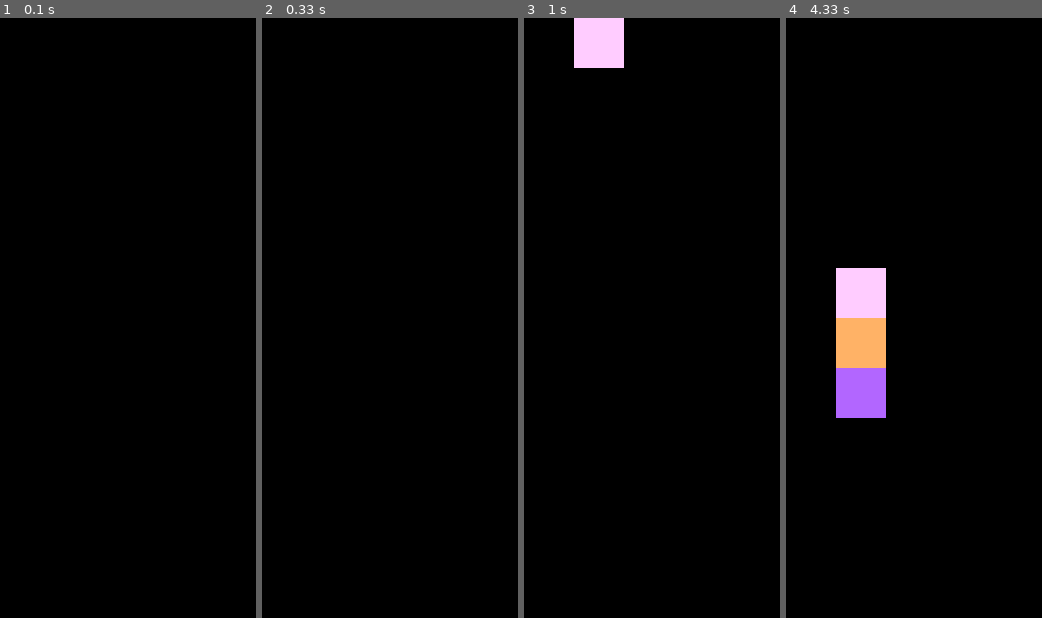
Above: before the commit, frames 1-4 (left to right).
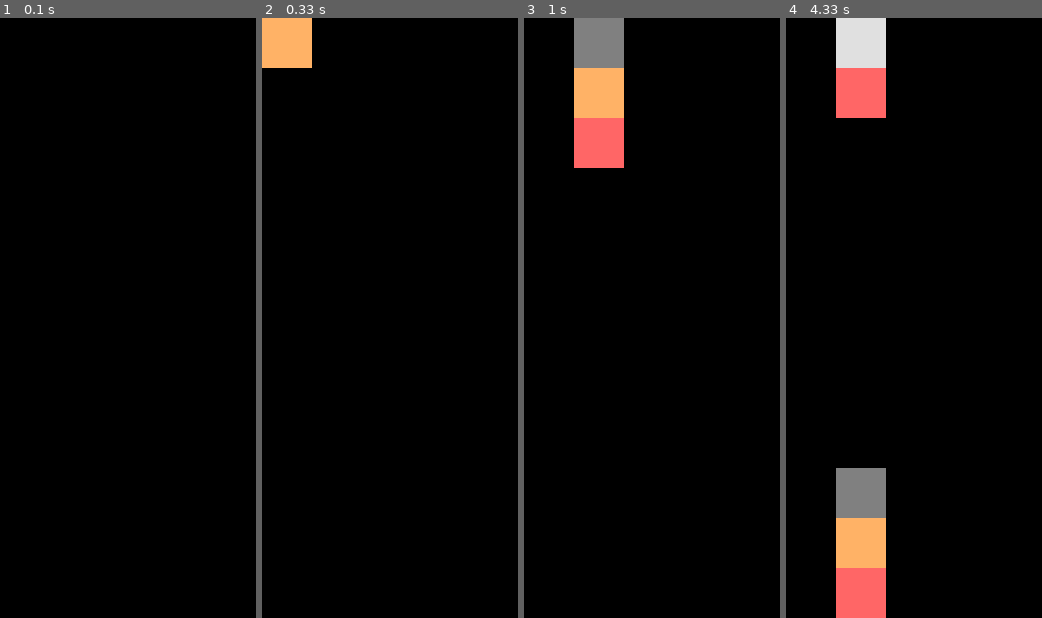
Above: after the commit, the same moments.

Repository: tommyli3318/Columns-2
Game: pygame game, started from main.py
Same seed, same stepped clock (60 frames per second), same inputs: the game is played once before the commit and once after it.
Inputs:
- Up to frame 1 (0.1 s): no input
- Up to frame 2 (0.33 s): no input
- Up to frame 3 (1 s): tap Space at 0.33, 0.73 s; hold Right from 0.67 s (still down)
- Up to frame 4 (4.33 s): tap Space at 1.03, 1.23, 1.53, 1.73, 2.03, 2.3, 2.6, 2.73, 3.03, 3.4, 3.7, 3.9, 4.2 s; release Right at 1.13 s; hold Right 1.17-1.63 s; hold Left 1.67-2.2 s; hold Left 2.23-2.63 s; hold Right 2.67-3.3 s; hold Left 3.33-3.8 s; hold Right 3.83-4.3 s

Frame 1 is identical in both runs. In frame 2, 1.6% of the frame differs, in the area x 0-20%, y 0-9%; in frame 3, 4.9%; in frame 4, 13%, in the area x 19-40%, y 0-100%.

Commit message:
update to gamelogic, added matching, not yet finished

Diff:
--- a/gamelogic.py
+++ b/gamelogic.py
@@ -20,7 +20,8 @@
 		self.createFaller()
 		#adds USEREVENT for making the faller drop every second
 		self.dropTime = pygame.USEREVENT + 1
-		pygame.time.set_timer(self.dropTime, 500)
+		#TESTING
+		pygame.time.set_timer(self.dropTime, 300)
 		#makes a dictionary of "roofs" that will keep track of when a faller should freeze
 		#keys should match x values, possible x values: 0, 50, 100, 150, 200, 250
 		#values are the y values ("roofs") of each x value
@@ -70,6 +71,10 @@
 					#drop the faller every second
 					self.checkFreeze()
 					self.dropFaller()
+					self.checkMatching()
+					#TESTING
+					#print('-----------------self.blocks-------------------')
+					#print(self.blocks)
 				elif event.type == pygame.KEYDOWN:
 					#moves the faller to the left, checks conditions to see if it is allowed to move left
 					if event.key == pygame.K_LEFT and self.faller[0][1] > 0 and self.checkLeft():
@@ -88,11 +93,14 @@
 	def createFaller(self):
 		'''creates a faller, stores color, x, and y in a 2D list. Two blocks, but never all three, can be the same color.'''
 		#grabs two unique numbers from 0 to 9, puts them into a list
-		index = random.sample(range(0, 9), 2)
+		#TESTING
+		#index = random.sample(range(0, 9), 2)
+		index = random.sample(range(0, 4), 2)
 		#this implementation ensures that the faller will not have 3 blocks of the same color
 		color1 = self.settings.colors[index[0]]
 		color2 = self.settings.colors[index[1]]
-		color3 = random.choice(self.settings.colors)
+		#TESTING
+		color3 = random.choice(self.settings.colors[0:4])
 		#randomizes the x position where the faller appears
 		x1 = random.choice([0,50,100,150,200,250])
 		x2 = x1
@@ -126,7 +134,7 @@
 		self.screen.fill(self.settings.bgColor)
 		#draw (window,color, (x,y, width, height))
 		#draws frozen blocks
-		if len(self.blocks) > 1:
+		if len(self.blocks) > 0:
 			for bl in self.blocks:
 				pygame.draw.rect(self.screen, bl[0], (bl[1], bl[2], self.settings.width, self.settings.height))
 		#draws blocks in the faller
@@ -135,6 +143,42 @@
 		pygame.display.flip()
 		pygame.display.update()
 
+	def checkMatching(self):
+		'''checks for matching color blocks (3 in a row vertically, horizontally, or diagonally), and removes them'''
+		# should check self.blocks, remove blocks, drop blocks, update roofs
+		if len(self.blocks) >= 3:
+			for bl in self.blocks:
+				# [color, x, y+50]
+				#check for vertical matching
+				if [bl[0], bl[1], bl[2]+50] in self.blocks and [bl[0], bl[1], bl[2]+100] in self.blocks:
+					#removes blocks
+					self.blocks.remove([bl[0],bl[1],bl[2]])
+					self.blocks.remove([bl[0], bl[1], bl[2]+50])
+					self.blocks.remove([bl[0], bl[1], bl[2]+100])
+					#update roof dictionary
+					self.roof[str(bl[1])] += 150
+					#passes the x value
+					self.dropBlocks()
+
+				#checks for horizontal matching
+				if [bl[0], bl[1]+50, bl[2]] in self.blocks and [bl[0], bl[1]+100, bl[2]] in self.blocks:
+					self.blocks.remove([bl[0],bl[1],bl[2]])
+					self.blocks.remove([bl[0], bl[1]+50, bl[2]])
+					self.blocks.remove([bl[0], bl[1]+100, bl[2]])
+					#update roof dictionary
+					self.roof[str(bl[1])] += 50
+					self.roof[str(bl[1]+50)] += 50
+					self.roof[str(bl[1]+100)] += 50
+					self.dropBlocks()
+
+	def dropBlocks(self):
+		'''drops blocks after blocks are matched and removed'''
+		#grab the tallest block of each column, compare against roof, use that difference to update self.blocks
+		for bl in self.blocks:
+			# check for continuous y's, if +100 or +200 exists but not +50, need to drop blocks
+			#if bl[2] > self.roof[str(bl[1])]:
+			pass
+
 	def checkGameOver(self):
 		'''exits the game if one column fills up'''
 		min_value = min(self.roof.values())
